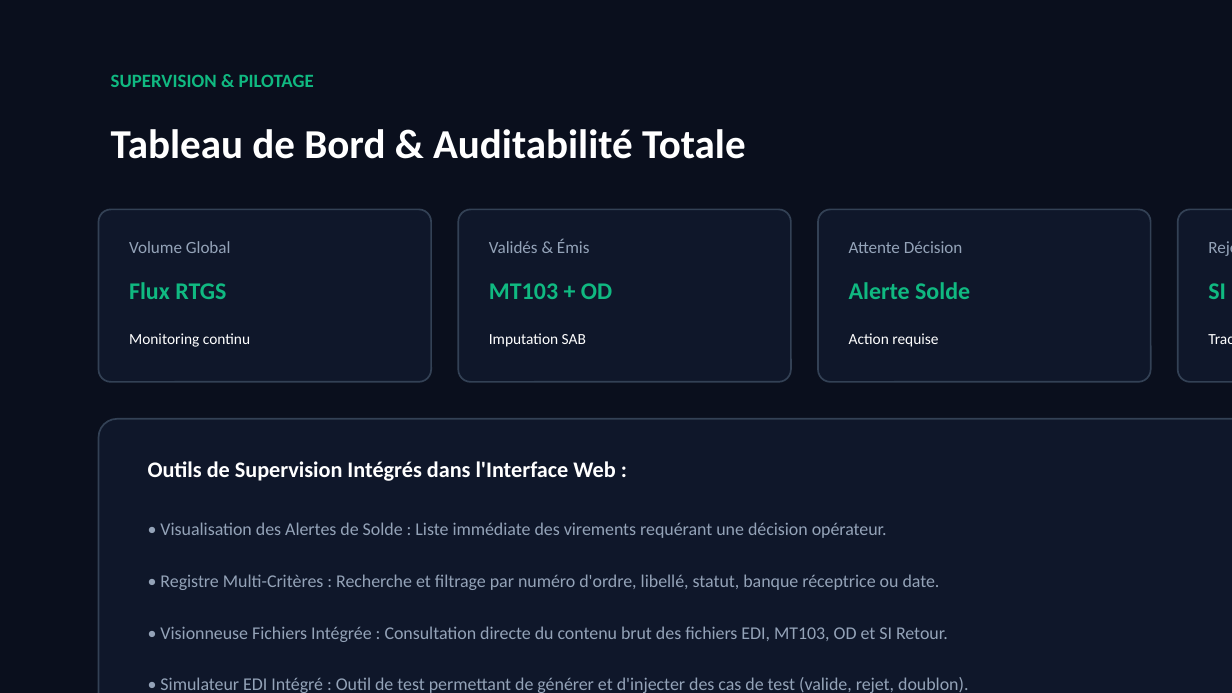
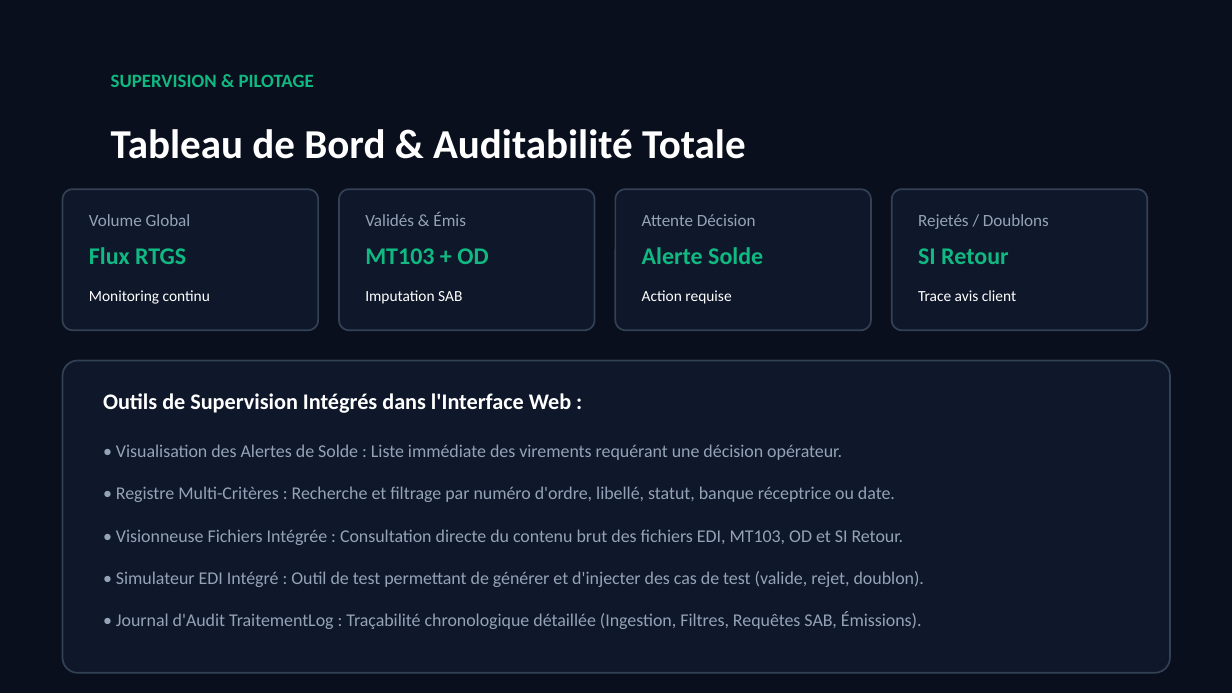
Before and after one commit to billalbouaichi0/Rtgs_E-Banking, a slide deck: slide 7 of Presentation_Solution_RTGS_eBanking_BDL.pptx. Drawn at 1232x693 pixels with LibreOffice and Linux fonts; fonts in the diff are those of the drawing. Boxes give left, top, right and bottom in pixels: in the first picture for what was removed or moved away, otherwise in the second. Text is boxed around its words. In the diff, an @@ line names an element or a change of style, - is before the commit and + after.

```diff
--- a/Presentation_Solution_RTGS_eBanking_BDL.pptx
+++ b/Presentation_Solution_RTGS_eBanking_BDL.pptx
@@ rounded rectangle: place and size @@
-rounded rectangle at (99,209,431,382)
+rounded rectangle at (63,190,318,330)
@@ text "Volume Global": place and size @@
-text "Volume Global" at (129,241,231,253)
+text "Volume Global" at (89,214,191,226)
@@ rounded rectangle: place and size @@
-rounded rectangle at (458,209,791,382)
+rounded rectangle at (339,190,594,330)
@@ text "Validés & Émis": place and size @@
-text "Validés & Émis" at (489,239,590,253)
+text "Validés & Émis" at (365,212,466,226)
@@ rounded rectangle: place and size @@
-rounded rectangle at (818,209,1151,382)
+rounded rectangle at (615,190,870,330)
@@ text "Attente Décision": place and size @@
-text "Attente Décision" at (849,241,963,253)
+text "Attente Décision" at (642,214,756,226)
@@ rounded rectangle: place and size @@
-rounded rectangle at (1178,209,1232,382)
+rounded rectangle at (892,190,1147,330)
@@ text "Rejetés / Doublons" rewrapped from (1196,228,1232,265) to (918,214,1049,229) @@
@@ text "Flux RTGS": place and size @@
-text "Flux RTGS" at (129,282,226,299)
+text "Flux RTGS" at (89,247,186,264)
@@ text "MT103 + OD": place and size @@
-text "MT103 + OD" at (489,283,612,299)
+text "MT103 + OD" at (365,248,488,264)
@@ text "Alerte Solde": place and size @@
-text "Alerte Solde" at (849,282,970,299)
+text "Alerte Solde" at (642,247,763,264)
@@ text "SI Retour" rewrapped from (879,627,948,639) to (918,248,1008,264) @@
@@ text "Monitoring continu": place and size @@
-text "Monitoring continu" at (129,333,250,347)
+text "Monitoring continu" at (89,290,210,304)
@@ text "Imputation SAB": place and size @@
-text "Imputation SAB" at (489,333,586,347)
+text "Imputation SAB" at (365,290,462,304)
@@ text "Action requise": place and size @@
-text "Action requise" at (849,333,938,347)
+text "Action requise" at (642,290,731,304)
@@ text "Trace avis client" rewrapped from (1196,320,1232,357) to (918,290,1016,301) @@
@@ rounded rectangle: place and size @@
-rounded rectangle at (99,419,1232,693)
+rounded rectangle at (63,361,1170,673)
@@ text "Outils de Supervision Intégrés dans ...": place and size @@
-text "Outils de Supervision Intégrés dans ..." at (148,461,615,481)
+text "Outils de Supervision Intégrés dans ..." at (103,393,571,413)
@@ text "• Visualisation des Alertes de ...": place and size @@
-text "• Visualisation des Alertes de ..." at (160,522,887,538)
+text "• Visualisation des Alertes de ..." at (116,444,842,460)
@@ text "• Registre Multi-Critères : Recherche ...": place and size @@
-text "• Registre Multi-Critères : Recherche ..." at (160,574,940,590)
+text "• Registre Multi-Critères : Recherche ..." at (116,486,895,502)
@@ text "• Visionneuse Fichiers Intégrée : ..." rewrapped from (160,626,876,642) to (116,529,904,545) @@
@@ text "• Simulateur EDI Intégré : ...": place and size @@
-text "• Simulateur EDI Intégré : ..." at (160,677,968,693)
+text "• Simulateur EDI Intégré : ..." at (116,571,924,587)
@@ text added at (116,612,922,629), 10.5 pt, text #94A3B8 @@
+• Journal d'Audit TraitementLog : Traçabilité chronologique détaillée (Ingestion, Filtres, Requêtes SAB, Émissions).
```
Also in this commit, not shown: 7 other slides changed, 12 other files.
